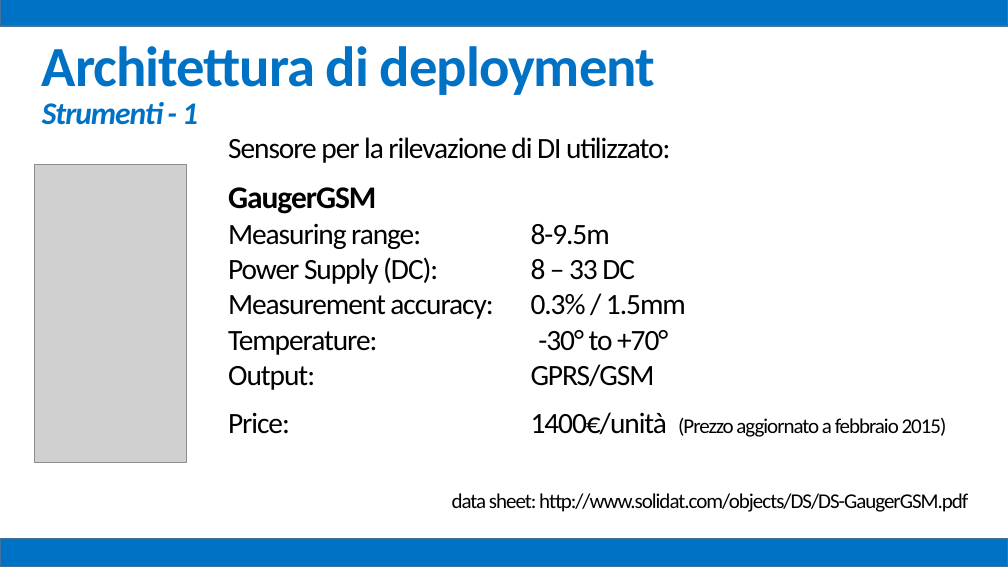
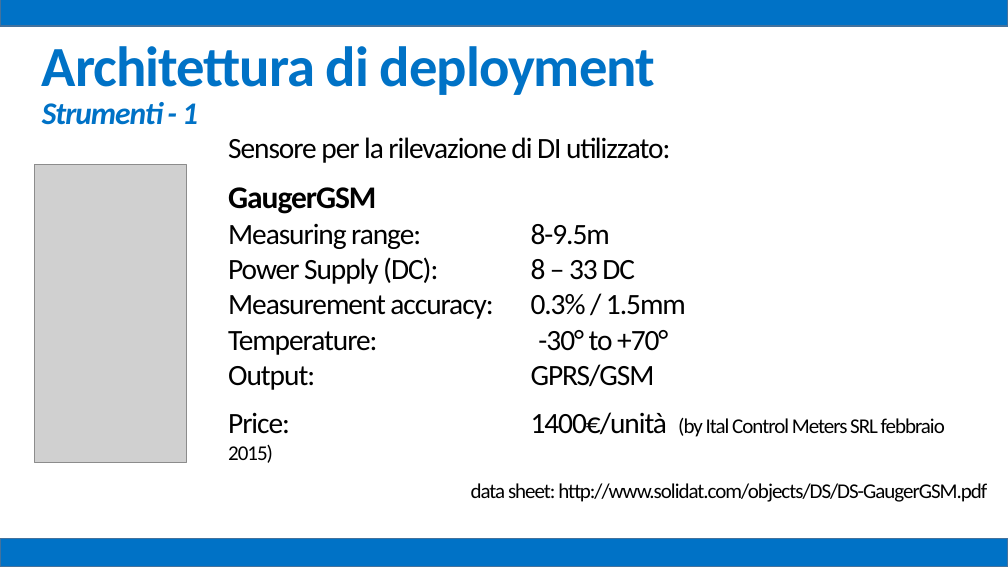
Before and after one commit to mz1991/ProgettoFebbraio2015, a slide deck: slide 40 of Febbraio 2015.pptx. Drawn at 1008x567 pixels with LibreOffice and Linux fonts; fonts in the diff are those of the drawing; grey boxes stand for pictures. Boxes give left, top, right and bottom in pixels: in the first picture for what was removed or moved away, otherwise in the second. Text is boxed around its words. In the diff, an @@ line names an element or a change of style, - is before the commit and + after.

Commit message:
Presentazione edit

```diff
--- a/Febbraio 2015.pptx
+++ b/Febbraio 2015.pptx
@@ text at (228, 412, 945, 463): text changed @@
-Price: 1400€/unità (Prezzo aggiornato a febbraio 2015)
+Price: 1400€/unità (by Ital Control Meters SRL febbraio 2015)
```
Also in this commit, not shown: 1 other slide changed.
